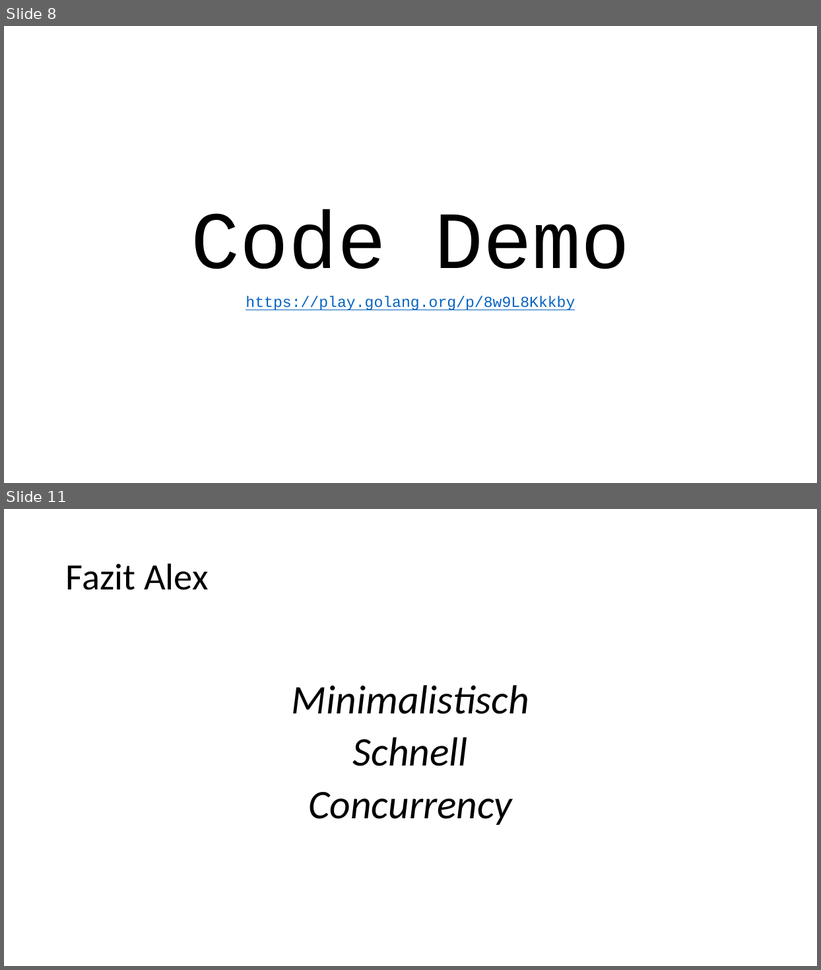
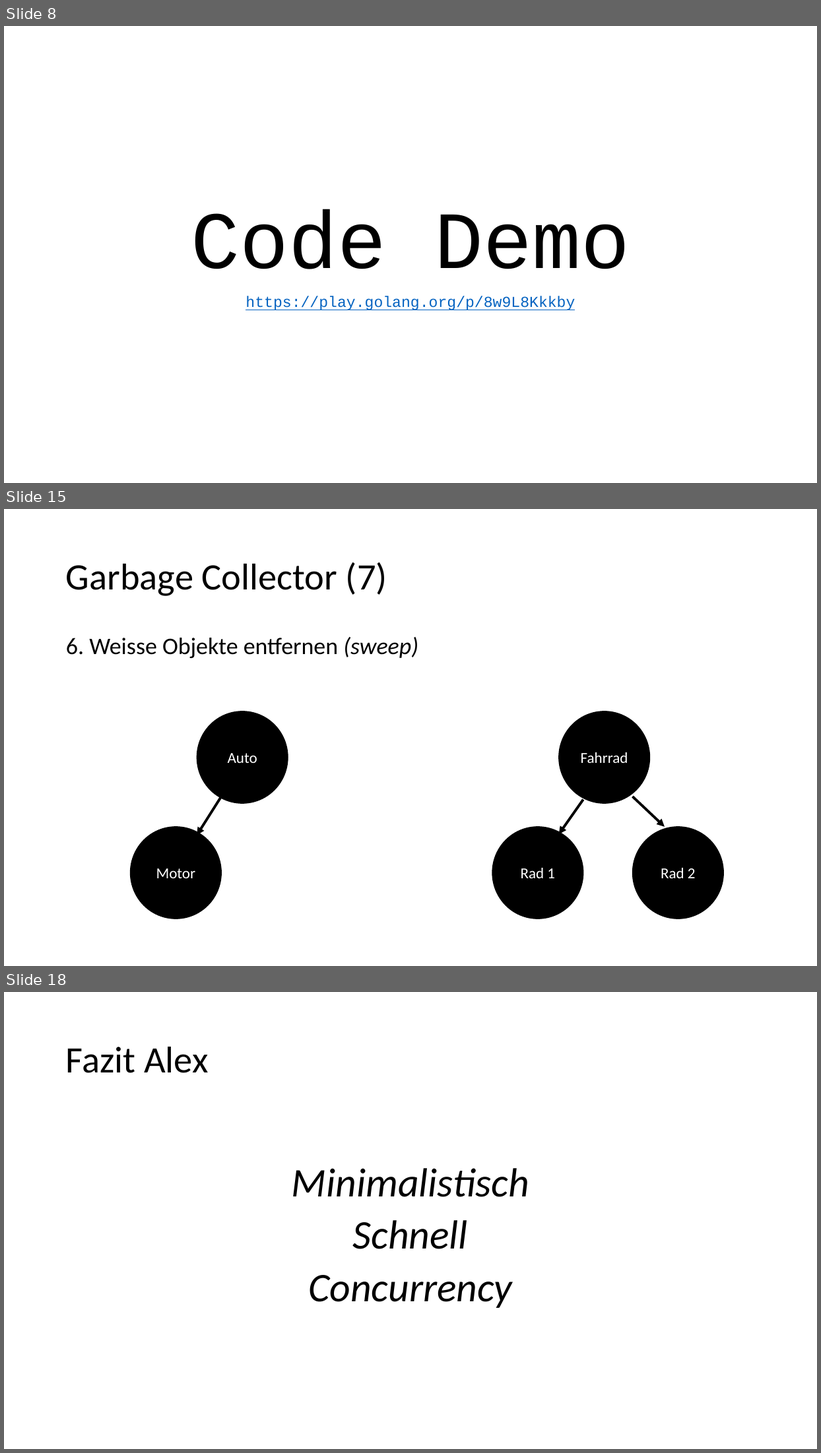
Before and after one commit to alexsuter/golang-experience, a slide deck: presi/presi.pptx. Shown one above the other, each under a label of ours: slides 8 and 11 before the commit, slides 8, 15 and 18 after it; the slides between them are not shown. The pictures are 821x970 and 821x1453 pixels, drawn with LibreOffice and Linux fonts; fonts in the diff are those of the drawing. Boxes give left, top, right and bottom in pixels: in the first picture for what was removed or moved away, otherwise in the second. Text is boxed around its words. In the diff, an @@ line names an element or a change of style, - is before the commit and + after.

```diff
--- a/presi/presi.pptx
+++ b/presi/presi.pptx
@@ slide 15 added at (4,509,817,966), background #FFFFFF @@
@@ title added at (66,562,387,596), 44 pt, text #000000 @@
+Garbage Collector (7)
@@ text added at (66,637,418,658), 28 pt, text #000000 @@
+6. Weisse Objekte entfernen (sweep)
@@ ellipse added at (197,712,288,803), fill #000000, outline #000000 1 pt, 18 pt, text #FFFFFF @@
+Auto
@@ ellipse added at (559,712,650,803), fill #000000, outline #000000 1 pt, 18 pt, text #FFFFFF @@
+Fahrrad
@@ arrow added from (221, 797) to (197, 835), #000000 3 pt @@
@@ arrow added from (583, 800) to (559, 835), #000000 3 pt @@
@@ arrow added from (633, 797) to (665, 827), #000000 3 pt @@
@@ ellipse added at (130,827,221,919), fill #000000, outline #000000 1 pt, 18 pt, text #FFFFFF @@
+Motor
@@ ellipse added at (492,827,583,919), fill #000000, outline #000000 1 pt, 18 pt, text #FFFFFF @@
+Rad 1
@@ ellipse added at (633,827,724,919), fill #000000, outline #000000 1 pt, 18 pt, text #FFFFFF @@
+Rad 2
@@ what was slide 11 is now slide 18 @@
```
Also in this commit, not shown: 6 slides changed, 6 other slides added.
